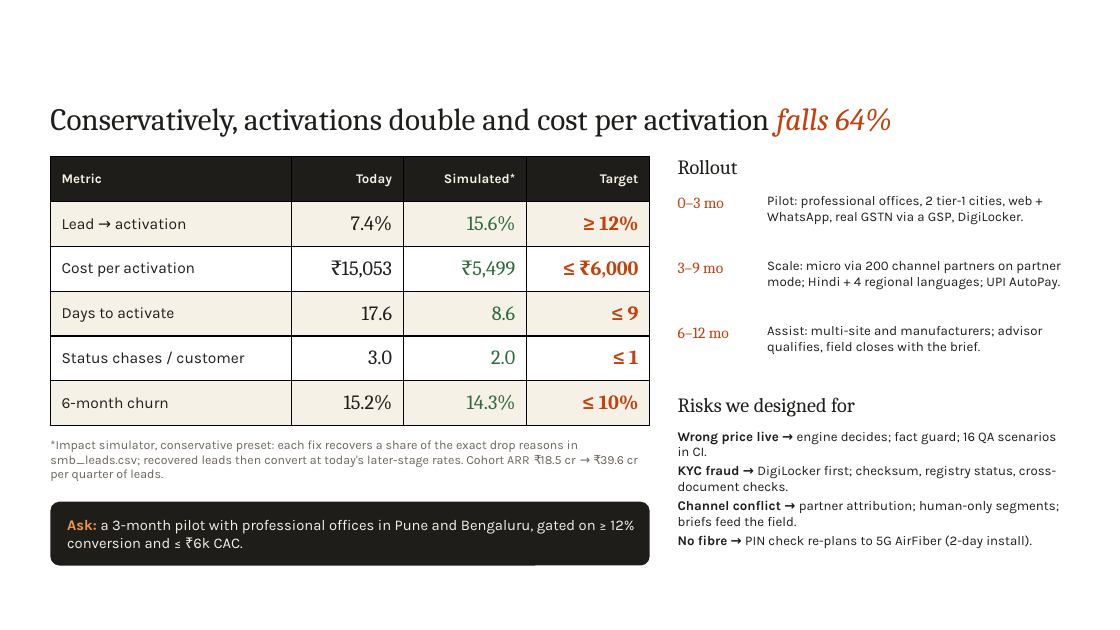
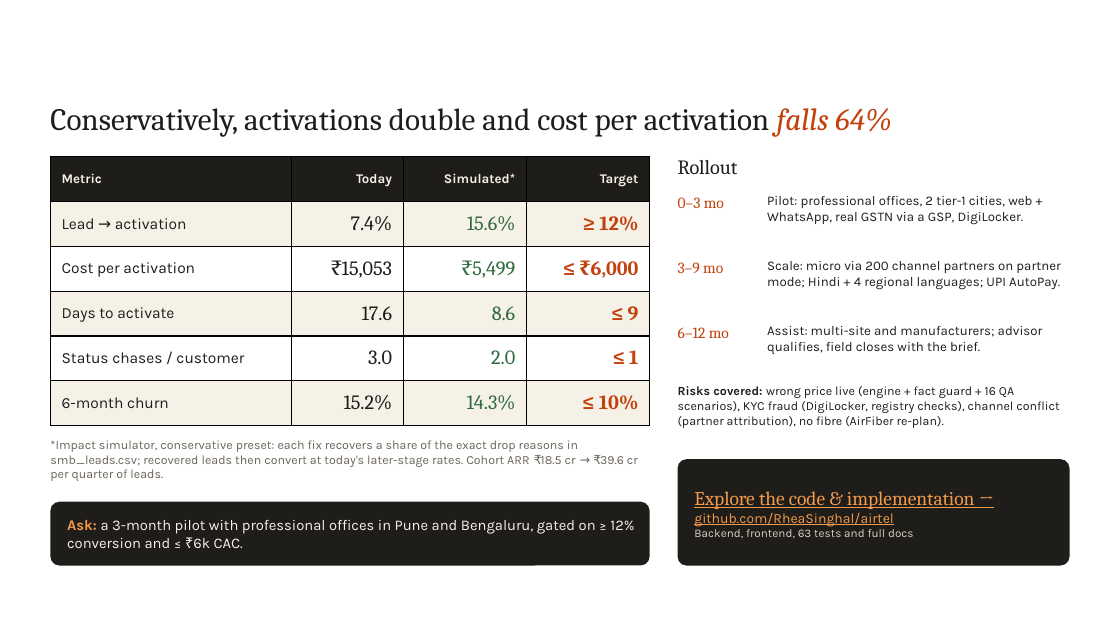
Before and after one commit to RheaSinghal/Airtel, a slide deck: slide 7 of Kernel_TIET.pptx. Drawn at 1120x630 pixels with LibreOffice and Linux fonts; fonts in the diff are those of the drawing; background and template pictures are left out. Boxes give left, top, right and bottom in pixels: in the first picture for what was removed or moved away, otherwise in the second. Text is boxed around its words. In the diff, an @@ line names an element or a change of style, - is before the commit and + after.

```diff
--- a/Kernel_TIET.pptx
+++ b/Kernel_TIET.pptx
@@ text at [678,386,1059,428]: text changed; size 13 to 8 pt; font Cambria to Karla @@
-Risks we designed for
+Risks covered: wrong price live (engine + fact guard + 16 QA scenarios), KYC fraud (DigiLocker, registry checks), channel conflict (partner attribution), no fibre (AirFiber re-plan).
@@ text in rounded rectangle at [678,431,1060,549]: text removed @@
-Wrong price live → engine decides; fact guard; 16 QA scenarios in CI.
-KYC fraud → DigiLocker first; checksum, registry status, cross-document checks.
-Channel conflict → partner attribution; human-only segments; briefs feed the field.
-No fibre → PIN check re-plans to 5G AirFiber (2-day install).
@@ rounded rectangle: place and size @@
-rounded rectangle at [678,431,1060,549]
+rounded rectangle at [678,459,1070,566]
@@ rounded rectangle at [678,459,1070,566]: fill none to #1F1D1A @@
@@ text added at [694,491,975,538], 7.5 pt, text #F29A4A, underline @@
+Explore the code & implementation →
+github.com/RheaSinghal/airtel
+Backend, frontend, 63 tests and full docs
```
Also in this commit, not shown: 2 other slides changed, 3 other files.
